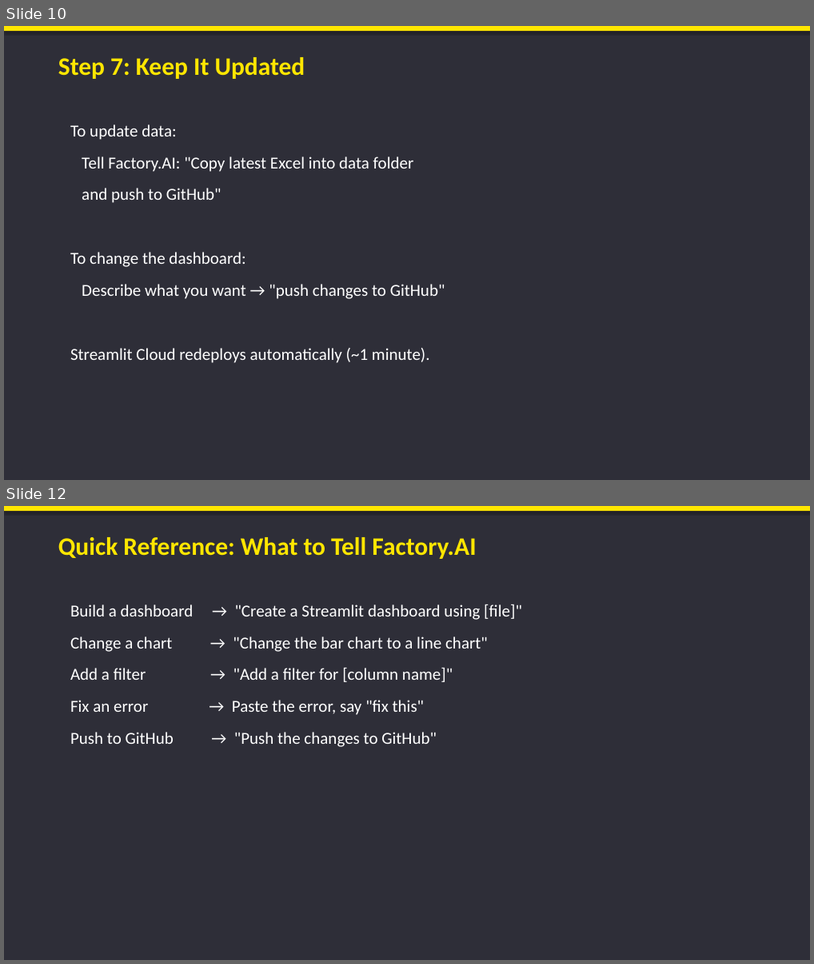
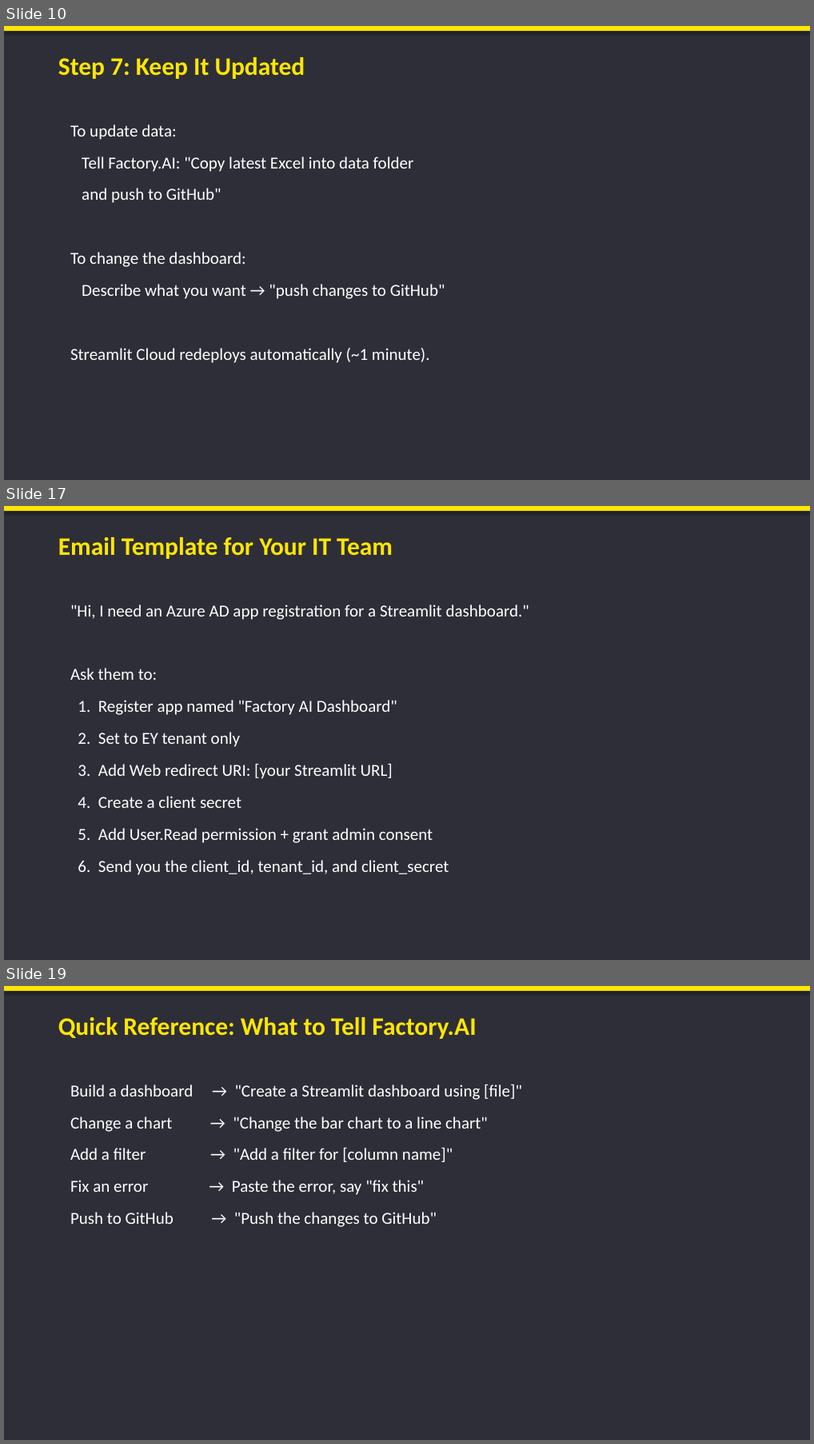
Before and after one commit to JustinDGold/Factory-Dashboard-demo, a slide deck: Factory_AI_Dashboard_Guide.pptx. Shown one above the other, each under a label of ours: slides 10 and 12 before the commit, slides 10, 17 and 19 after it; the slides between them are not shown. The pictures are 814x964 and 814x1444 pixels, drawn with LibreOffice and Linux fonts; fonts in the diff are those of the drawing. Boxes give left, top, right and bottom in pixels: in the first picture for what was removed or moved away, otherwise in the second. Text is boxed around its words. In the diff, an @@ line names an element or a change of style, - is before the commit and + after.

Commit message:
Add Azure SSO setup to all guides (Markdown, Word, PowerPoint)

```diff
--- a/Factory_AI_Dashboard_Guide.pptx
+++ b/Factory_AI_Dashboard_Guide.pptx
@@ slide 17 added at box(4, 506, 810, 960), background #2E2E38 @@
@@ rectangle added at box(4, 506, 810, 511), fill #FFE600 @@
@@ text added at box(58, 537, 393, 559), 30 pt, text #FFE600, bold @@
+Email Template for Your IT Team
@@ text added at box(70, 604, 530, 875), 20 pt, text #FFFFFF @@
+"Hi, I need an Azure AD app registration for a Streamlit dashboard."
+Ask them to:
+1. Register app named "Factory AI Dashboard"
+2. Set to EY tenant only
+3. Add Web redirect URI: [your Streamlit URL]
+4. Create a client secret
+5. Add User.Read permission + grant admin consent
+6. Send you the client_id, tenant_id, and client_secret
@@ what was slide 12 is now slide 19 @@
```
Also in this commit, not shown: 1 slide changed, 6 other slides added, 4 other files.
